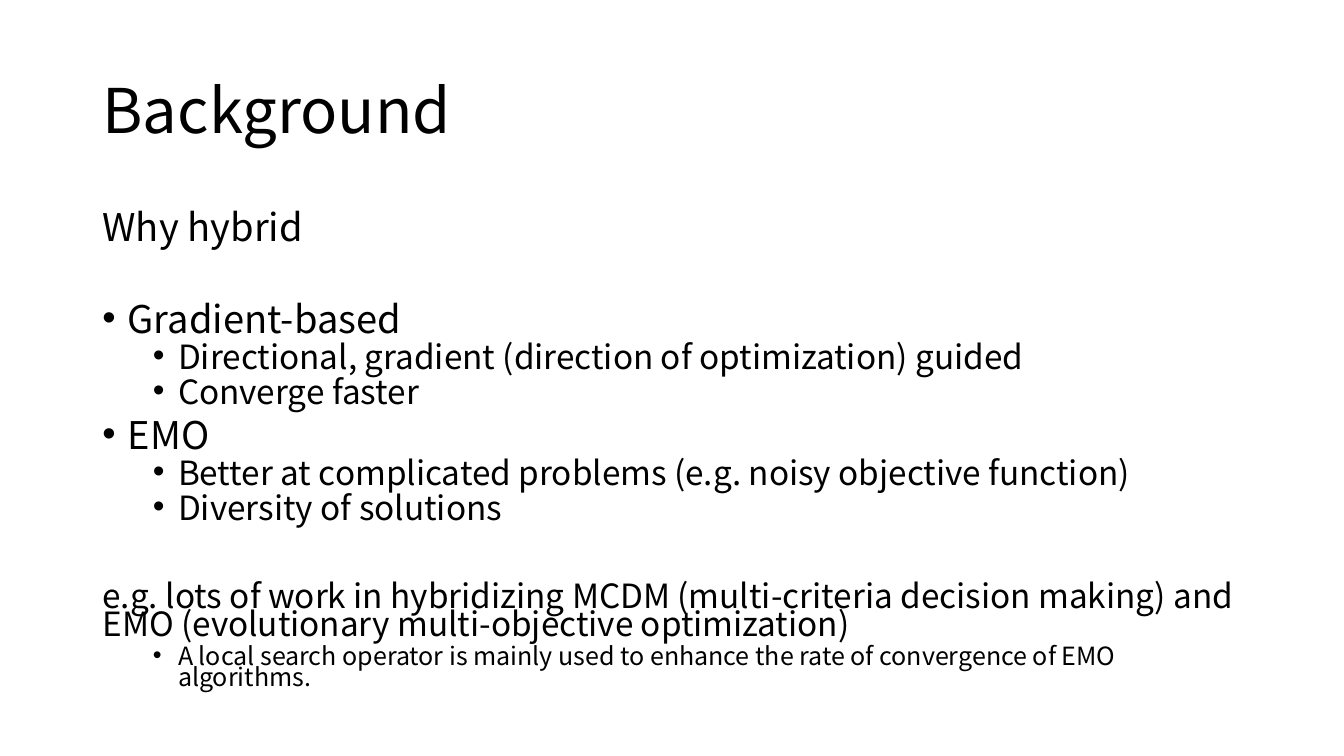
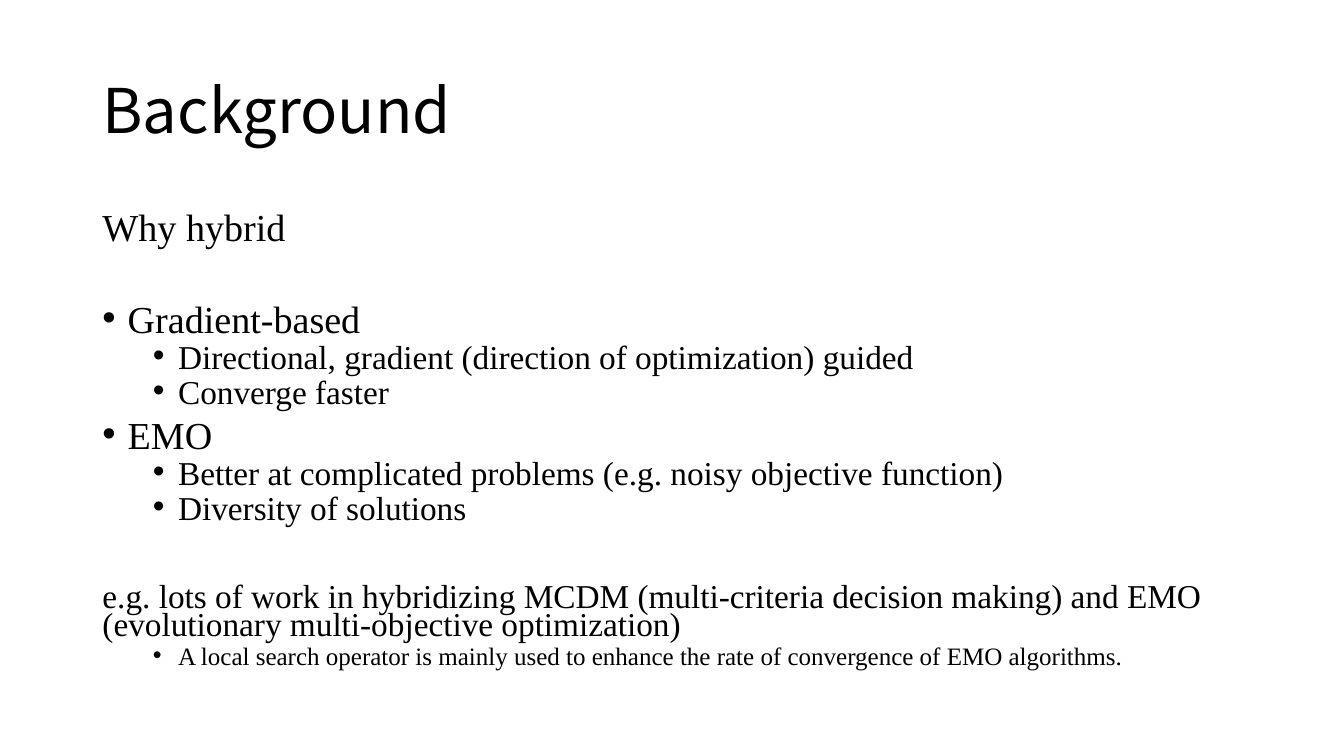
Before and after one commit to Nore-i/GP-Hybrid, a slide deck: slide 9 of presentation-first.pptx. Drawn at 1344x756 pixels with LibreOffice and Linux fonts; fonts in the diff are those of the drawing. Boxes give left, top, right and bottom in pixels: in the first picture for what was removed or moved away, otherwise in the second. Text is boxed around its words. In the diff, an @@ line names an element or a change of style, - is before the commit and + after.

```diff
--- a/presentation-first.pptx
+++ b/presentation-first.pptx
@@ text "Why hybrid" at [102,214,1201,671]: font Noto Sans CJK SC to Times New Roman @@
```
Also in this commit, not shown: 13 other slides changed, 2 slides added.
